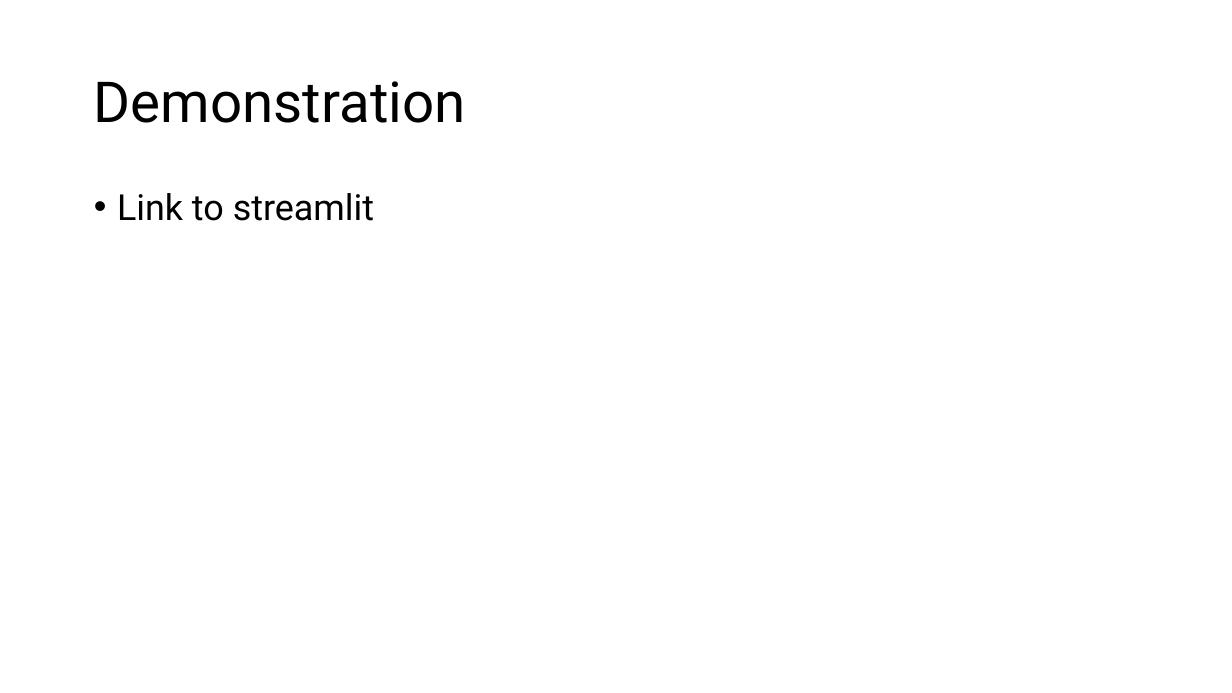
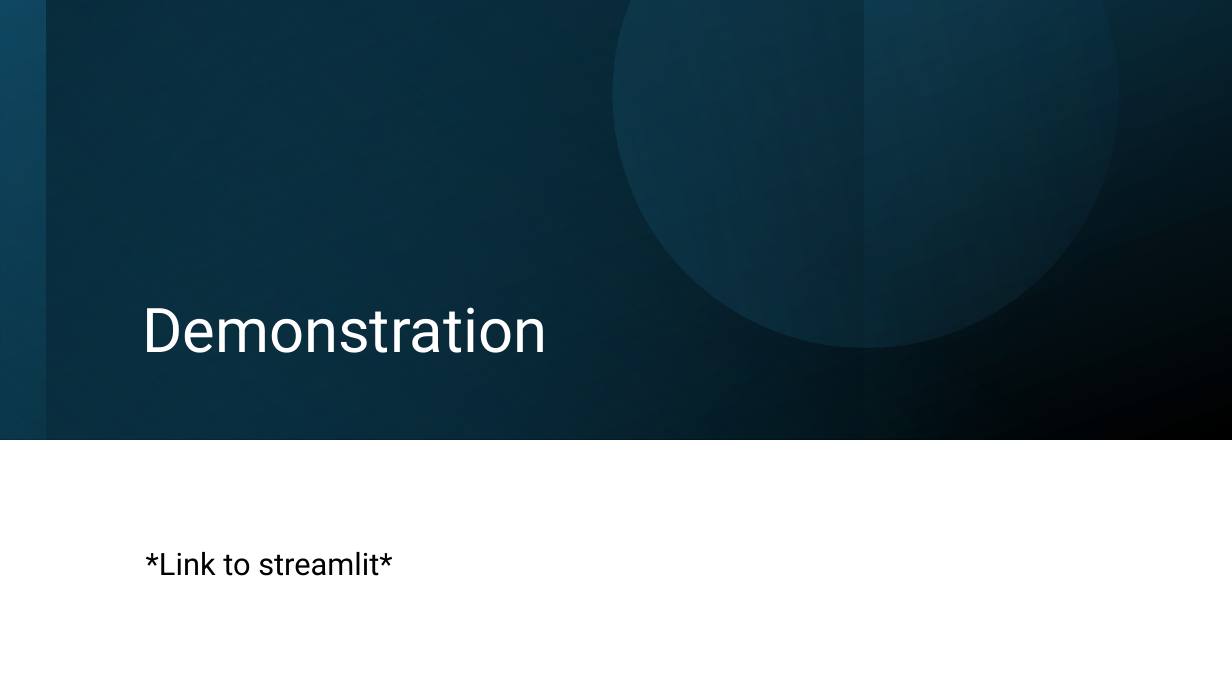
Before and after one commit to ThatTwoDude/STAT486_FinalProject, a slide deck: slide 9 of progress/ClassPresentation.pptx. Drawn at 1232x693 pixels with LibreOffice and Linux fonts; fonts in the diff are those of the drawing. Boxes give left, top, right and bottom in pixels: in the first picture for what was removed or moved away, otherwise in the second. Text is boxed around its words. In the diff, an @@ line names an element or a change of style, - is before the commit and + after.

```diff
--- a/progress/ClassPresentation.pptx
+++ b/progress/ClassPresentation.pptx
@@ rectangle added at bbox=[0, 0, 1232, 440], fill gradient #104862 to #000000 @@
@@ rectangle added at bbox=[0, 0, 1232, 439], fill gradient #156082 to #104862 @@
@@ rectangle added at bbox=[0, 0, 863, 440], fill gradient #0B3041 to #000000 @@
@@ rectangle added at bbox=[45, 0, 1232, 440], fill gradient #156082 to #000000 @@
@@ freeform shape added at bbox=[524, 0, 1182, 437], fill gradient #156082 to #46B1E1 @@
@@ title "Demonstration": place and size @@
-title "Demonstration" at bbox=[94, 81, 466, 123]
+title "Demonstration" at bbox=[142, 307, 547, 353]
@@ title "Demonstration" at bbox=[142, 307, 547, 353]: size 44 to 48 pt, text colour #000000 to #FFFFFF; vertical alignment middle to bottom @@
@@ text "*Link to streamlit*" at bbox=[146, 552, 392, 576]: vertical alignment top to middle @@
@@ text at bbox=[146, 552, 392, 576]: text changed; size 28 to 24 pt @@
-• Link to streamlit
+*Link to streamlit*
```
Also in this commit, not shown: 8 other slides changed.
